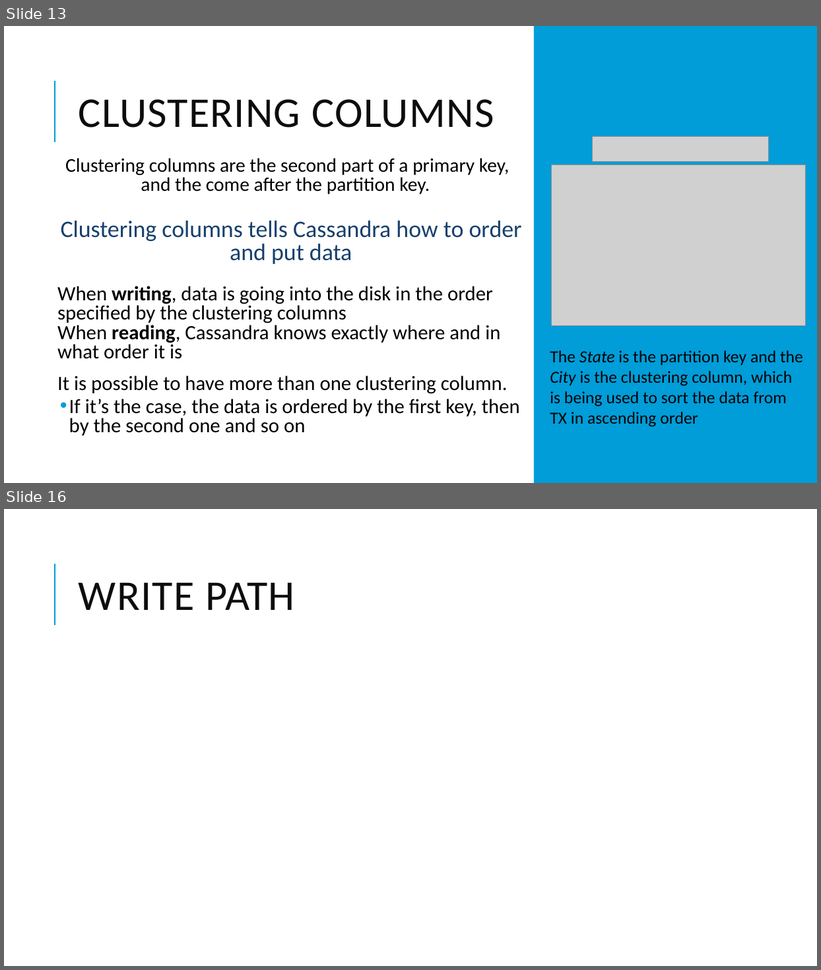
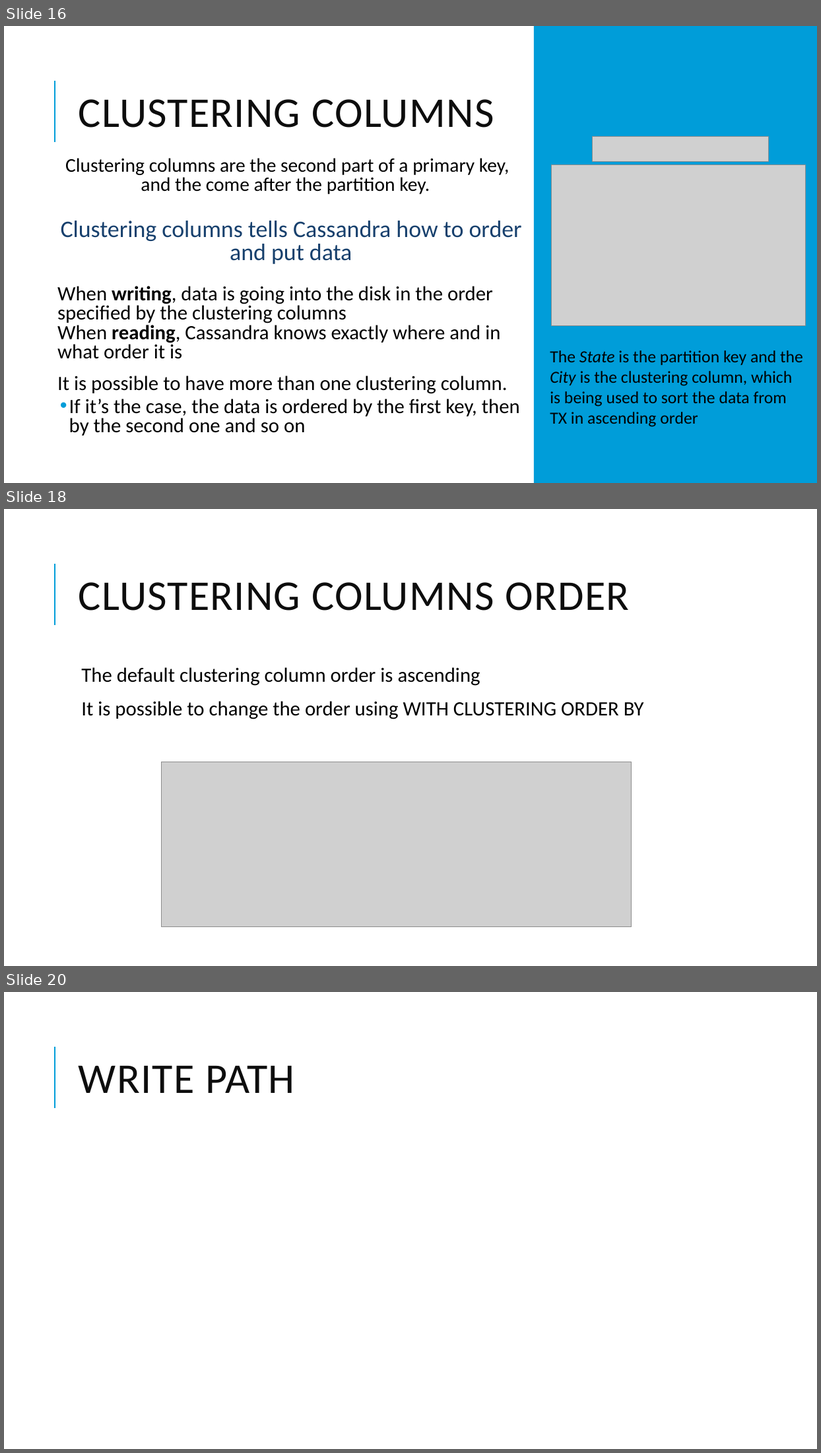
Before and after one commit to DebbyX3/cassandra-project, a slide deck: Cassandra project.pptx. Shown one above the other, each under a label of ours: slides 13 and 16 before the commit, slides 16, 18 and 20 after it; the slides between them are not shown. The pictures are 821x970 and 821x1453 pixels, drawn with LibreOffice and Linux fonts; fonts in the diff are those of the drawing; grey boxes stand for pictures. Boxes give left, top, right and bottom in pixels: in the first picture for what was removed or moved away, otherwise in the second. Text is boxed around its words. In the diff, an @@ line names an element or a change of style, - is before the commit and + after.

```diff
--- a/Cassandra project.pptx
+++ b/Cassandra project.pptx
@@ slide 18 added at bbox=[4, 509, 817, 966], background #FFFFFF; not listed: 1 template element that a slide beside it also shows @@
@@ title added at bbox=[79, 582, 630, 611], 50 pt, text #0D0D0D @@
+CLUSTERING COLUMNS ORDER
@@ text added at bbox=[81, 667, 644, 720], 24 pt, text #000000 @@
+  The default clustering column order is ascending
+  It is possible to change the order using WITH CLUSTERING ORDER BY
@@ picture added at bbox=[161, 762, 632, 927] @@
@@ what was slide 13 is now slide 16 @@
@@ what was slide 16 is now slide 20 @@
```
Also in this commit, not shown: 1 slide changed, 5 other slides added, 2 slides removed.
